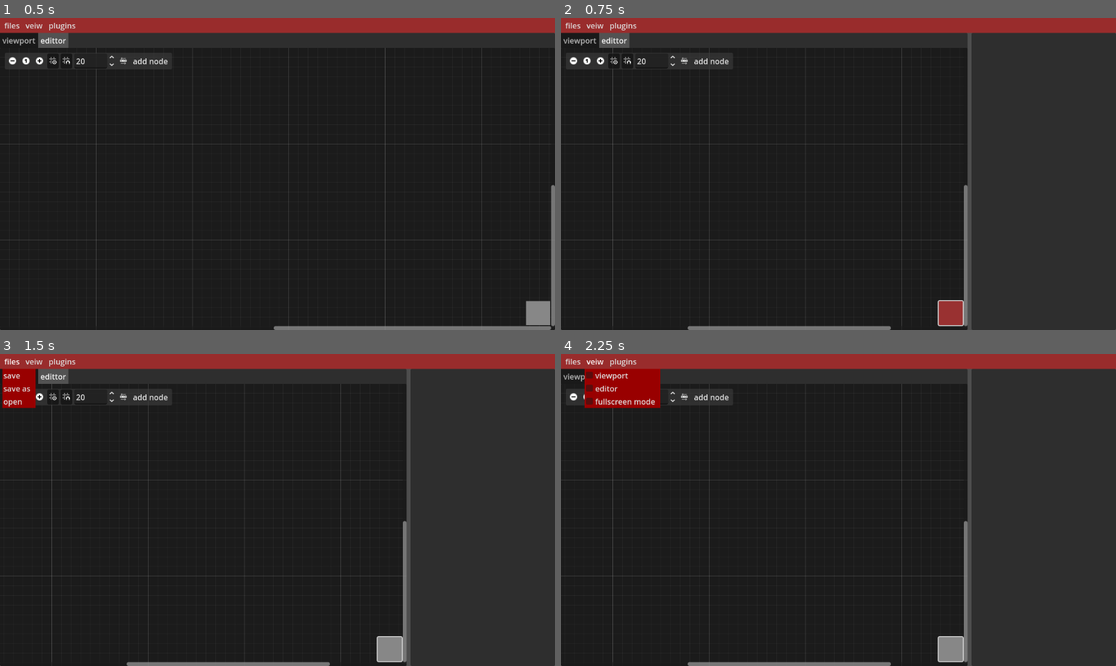
Above: before the commit, frames 1-4 (two rows, left to right).
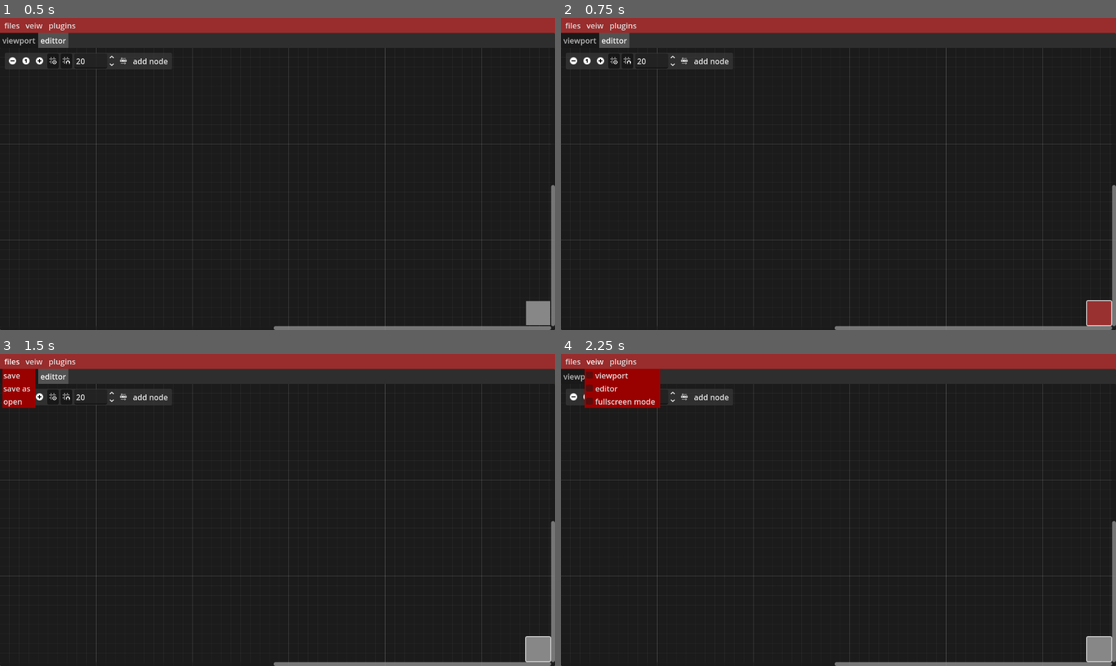
Above: after the commit, the same moments.

Repository: Phoenix-162/papers
Game: Godot game, scene res://scene/main.tscn
Two runs of this game, one before a commit and one after it. Both use one fixed random seed, a clock stepped at 60 frames per second and the inputs below.
Inputs (mouse positions are in pixels of both pictures, inside the frame that each line leads up to):
- Up to frame 1 (0.5 s): no input
- Up to frame 2 (0.75 s): click (1099, 314) at 0.5 s
- Up to frame 3 (1.5 s): click "files" at 1.25 s
- Up to frame 4 (2.25 s): click "veiw" at 2 s

Frame 1 is identical in both runs. In frame 2, 3.6% of the frame differs, in the area x 9-100%, y 4-100%; in frame 3, 3.6%; in frame 4, 3.6%.

Commit message:
adding the event hooks system that become the primary way to comunicalte betwene plugin and the shoftware himself

Diff:
--- a/scene/main.tscn
+++ b/scene/main.tscn
@@ -96,7 +96,8 @@
 theme_override_styles/normal = SubResource("StyleBoxFlat_wp4xf")
 theme_override_styles/hover = SubResource("StyleBoxFlat_brvut")
 
-[node name="inspector" type="PanelContainer" parent="HSplitContainer"]
+[node name="right dock" type="PanelContainer" parent="HSplitContainer"]
+unique_name_in_owner = true
 visible = false
 custom_minimum_size = Vector2(300, 0)
 layout_mode = 2
--- a/script/cores/Papers.gd
+++ b/script/cores/Papers.gd
@@ -3,16 +3,37 @@
 
 class Storage :
 	static var node = Node.new()
+	static var data:Dictionary[StringName,Variant]
 	static func _static_init() -> void:
 		node.name = "storage"
 
 class DockingManager:
+	enum DockingPosition{
+		Bottom,
+		right
+	}
+	static func create():
+		pass
 	pass
 
 class PluginLoader:
 	pass
 
 class EventHooks:
+	static var hooks:Dictionary[StringName, Callable]
+	static var return_values:Dictionary[StringName,Variant]
+	static func create_singular(name:StringName,event:Callable,...args):
+		hooks[name] = event.bindv(args)
+		pass
+	static func trigger_singular(name:StringName,...args):
+		if not hooks.has(name):
+			OS.alert("event hooks named "  + name + " is invalid or delated")
+			return
+		if hooks[name] is Callable:
+			return_values[name] = hooks[name].callv(args)
+		else :
+			OS.alert("event hooks named "  + name + " is invalid or delated")
+		pass
 	pass
 
 func _init() -> void:
--- a/script/cores/component/node_picker.gd
+++ b/script/cores/component/node_picker.gd
@@ -8,20 +8,17 @@
 			name = "w",
 			child = {
 				"q" = "res://script/nodes/node.gd",
-				"qq" = "res://script/nodes/node.gd",
-				"e" = {
-					name = "a",
-					child = {
-						"q" = "res://script/nodes/node.gd",
-						"qq" = "res://script/nodes/node.gd",
-					}
-				}
 			}
 		}
 	}
 }
 
+@warning_ignore("unused_parameter")
 func start(graph:GraphEdit):
+	papers.EventHooks.create_singular("tess",func (tes:String):
+		OS.alert(tes)
+		return tes
+		)
 	pass
 
 
@@ -49,5 +46,6 @@
 	pass # Replace with function body.
 
 
+@warning_ignore("unused_parameter")
 func _on__folder_opened(card: Control, child: Dictionary) -> void:
 	pass # Replace with function body.
--- a/script/cores/main.gd
+++ b/script/cores/main.gd
@@ -3,4 +3,4 @@
 
 
 func _on_button_pressed() -> void:
-	$HSplitContainer/inspector.visible = not $HSplitContainer/inspector.visible
+	pass
--- a/script/nodes/node.gd
+++ b/script/nodes/node.gd
@@ -6,9 +6,11 @@
 	size = Vector2(400,200)
 	descripton = "tes 123"
 func create():
+
 	var btn:Button = Button.new()
-	btn.text = "crash"
+	btn.text = "tes"
+	btn.pressed.connect(func ():
+		papers.EventHooks.trigger_singular("tess","tesaaa")
+		print(papers.EventHooks.return_values)
+		)
 	add_child(btn)
-	btn.pressed.connect(func ():
-		OS.alert("tess")
-		)
Not shown, changed: export_presets.cfg
